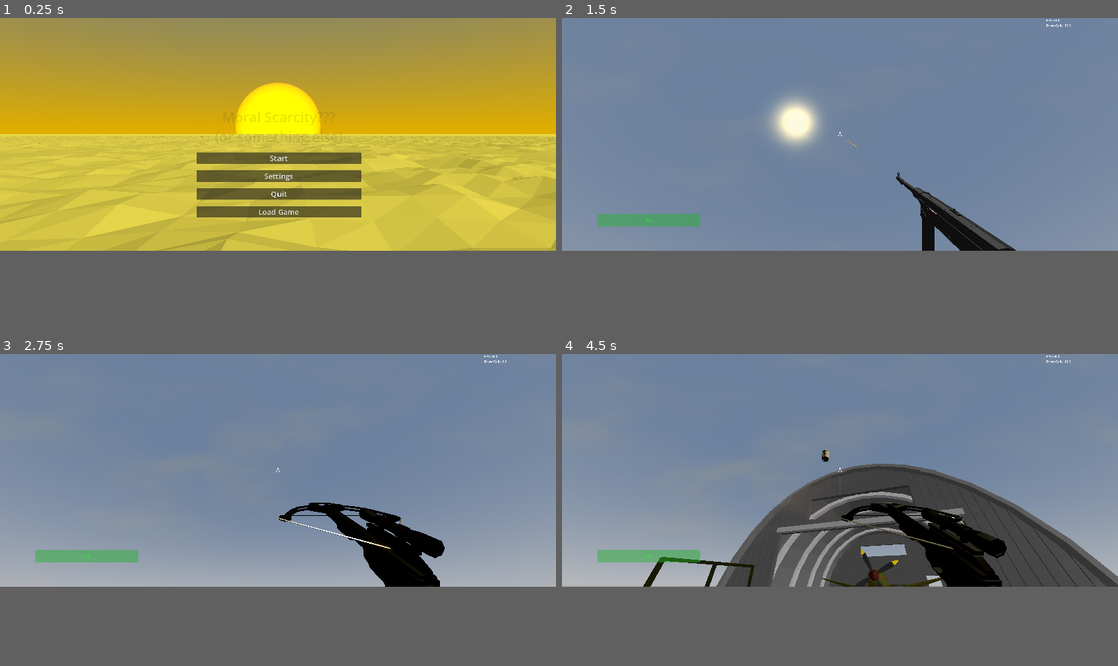
Above: before the commit, frames 1-4 (two rows, left to right).
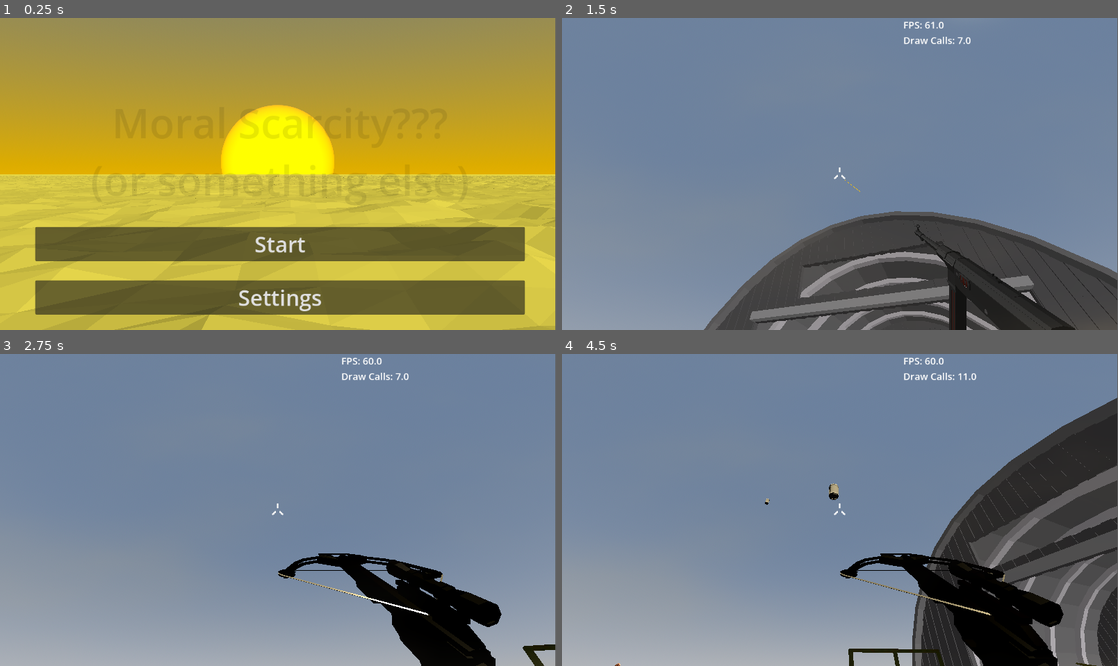
Above: after the commit, the same moments.

Repository: dinazaber/Desolate-Delivery
Game: Godot game, scene res://Scenes/MainMenu.tscn
The game is run twice, just before and just after one commit, with the same random seed, the same clock (stepped at 60 frames per second) and the same inputs.
Inputs (mouse positions are in pixels of both pictures, inside the frame that each line leads up to):
- Up to frame 1 (0.25 s): no input
- Up to frame 2 (1.5 s): click "Start" at 0.5 s; move the mouse to (962, 124) at 1.27 s; tap 1 (1) at 1.35 s; click (962, 124) at 1.42 s
- Up to frame 3 (2.75 s): tap 2 (2) at 1.55, 2.1 s; tap Enter at 2 s; move the mouse to (250, 472) at 2.02 s; tap A (A) at 2.3 s
- Up to frame 4 (4.5 s): move the mouse to (851, 466) at 2.77 s; tap A (A) at 2.85 s; tap D (D) at 3.05, 3.6 s; move the mouse to (834, 472) at 3.52 s; tap R (R) at 3.8, 4.35 s; move the mouse to (878, 472) at 4.27 s
The window is 800x335 before the commit and 799x449 after it. Grey fills any space a smaller window leaves; there, only what the larger window draws over its background counts as a difference.

The runs differ from the first frame. In frame 1, 44% of the frame differs, in the area x 0-100%, y 0-100%; in frame 2, 21%; in frame 3, 33%; in frame 4, 50%.

Commit message:
Resolution fix + config
I think, the problem with black bars that appear on lower resolution solved. When the game starts, it changes the size of the window to the size of the monitor and then changes window mode to fullscreen.

Also, render scale added to config file

Diff:
--- a/Scenes/Settings.tscn
+++ b/Scenes/Settings.tscn
@@ -1,6 +1,7 @@
 [gd_scene format=3 uid="uid://b2hljcs3010c5"]
 
 [ext_resource type="Script" uid="uid://cbwrq78vu403k" path="res://Scripts/Settings.gd" id="1_w1nw0"]
+[ext_resource type="Texture2D" uid="uid://bibmyot0esjfk" path="res://assets/Textures/Nature/Flower3.png" id="2_flfri"]
 
 [node name="Settings" type="Control" unique_id=307003582]
 layout_mode = 3
@@ -10,6 +11,7 @@
 grow_horizontal = 2
 grow_vertical = 2
 script = ExtResource("1_w1nw0")
+selectedTexture = ExtResource("2_flfri")
 
 [node name="MarginContainer" type="MarginContainer" parent="." unique_id=1262977672]
 layout_mode = 1
@@ -28,12 +30,12 @@
 [node name="VBoxContainer" type="VBoxContainer" parent="MarginContainer" unique_id=732182932]
 layout_mode = 2
 
-[node name="Label" type="Label" parent="MarginContainer/VBoxContainer" unique_id=1096892178]
+[node name="Resolution" type="Label" parent="MarginContainer/VBoxContainer" unique_id=1096892178]
 layout_mode = 2
 theme_override_font_sizes/font_size = 50
 text = "Render Scale"
 
-[node name="Resolution" type="OptionButton" parent="MarginContainer/VBoxContainer" unique_id=18711073]
+[node name="ResolutionOption" type="OptionButton" parent="MarginContainer/VBoxContainer" unique_id=18711073]
 layout_mode = 2
 theme_override_font_sizes/font_size = 40
 item_count = 8
@@ -54,4 +56,14 @@
 popup/item_7/text = "0.25"
 popup/item_7/id = 7
 
-[connection signal="item_selected" from="MarginContainer/VBoxContainer/Resolution" to="." method="_on_resolution_item_selected"]
+[node name="MaxFps" type="Label" parent="MarginContainer/VBoxContainer" unique_id=723904688]
+layout_mode = 2
+theme_override_font_sizes/font_size = 50
+text = "Max FPS"
+
+[node name="MaxFpsEdit" type="LineEdit" parent="MarginContainer/VBoxContainer" unique_id=185004757]
+layout_mode = 2
+theme_override_font_sizes/font_size = 40
+
+[connection signal="item_selected" from="MarginContainer/VBoxContainer/ResolutionOption" to="." method="_on_resolution_item_selected"]
+[connection signal="text_submitted" from="MarginContainer/VBoxContainer/MaxFpsEdit" to="." method="_on_max_fps_edit_text_submitted"]
--- a/Scripts/Settings.gd
+++ b/Scripts/Settings.gd
@@ -1,26 +1,42 @@
 extends Control
 signal closed
 
+@export var selectedTexture: Texture2D
+
+func _ready() -> void:
+	$MarginContainer/VBoxContainer/MaxFpsEdit.text = str(SettingsManager.settings.video.max_fps)
+	var renderScale = SettingsManager.settings.video.render_scale
+	for i in range($MarginContainer/VBoxContainer/ResolutionOption.item_count):
+		if $MarginContainer/VBoxContainer/ResolutionOption.get_item_text(i) == str(renderScale):
+			$MarginContainer/VBoxContainer/ResolutionOption.select(i)
+			break
+
+
 func _on_resolution_item_selected(index: int) -> void:
-	var viewport = get_tree().root
-	viewport.scaling_3d_mode = Viewport.SCALING_3D_MODE_BILINEAR
+	var renderScale
 	match index:
 		0:
-			viewport.scaling_3d_scale = 2
+			renderScale = 2.0
 		1:
-			viewport.scaling_3d_scale = 1.75
+			renderScale = 1.75
 		2:
-			viewport.scaling_3d_scale = 1.5
+			renderScale = 1.5
 		3:
-			viewport.scaling_3d_scale = 1.25
+			renderScale = 1.25
 		4:
-			viewport.scaling_3d_scale = 1
+			renderScale = 1.0
 		5:
-			viewport.scaling_3d_scale = 0.75
+			renderScale = 0.75
 		6:
-			viewport.scaling_3d_scale = 0.5
+			renderScale = 0.5
 		7:
-			viewport.scaling_3d_scale = 0.25
+			renderScale = 0.25
+
+	if renderScale != null:
+		SettingsManager.settings.video.render_scale = renderScale
+
+	SettingsManager.save_settings()
+	SettingsManager.apply_settings()
 
 
 func _unhandled_input(event: InputEvent) -> void:
@@ -28,3 +44,13 @@
 		accept_event()
 		hide()
 		closed.emit()
+
+
+
+func _on_max_fps_edit_text_submitted(new_text: String) -> void:
+	if new_text.is_valid_int():
+		var value = new_text.to_int()
+		SettingsManager.settings.video.max_fps = value
+		SettingsManager.save_settings()
+		SettingsManager.apply_settings()
+	else: $MarginContainer/VBoxContainer/MaxFpsEdit.text = str(Engine.max_fps)
--- /dev/null
+++ b/Scripts/SettingsManager.gd
@@ -0,0 +1,57 @@
+extends Node
+
+const SAVE_PATH = "user://settings.cfg"
+var config = ConfigFile.new()
+
+var settings = {
+	"video": {
+		"max_fps": 60,
+		"vsync": false,
+		"render_scale": 1.0
+	},
+	"audio": {
+		"master_volume": 1.0
+	}
+}
+
+func _ready():
+	# Set screen resolution as window resolution(should fix black bars)
+	var screenSize = DisplayServer.screen_get_size()
+	print(screenSize)
+	DisplayServer.window_set_size(screenSize)
+	DisplayServer.window_set_mode(DisplayServer.WINDOW_MODE_FULLSCREEN)
+	print(DisplayServer.screen_get_size())
+
+	load_settings()
+
+
+func save_settings():
+	for section in settings.keys():
+		for key in settings[section].keys():
+			config.set_value(section, key, settings[section][key])
+	config.save(SAVE_PATH)
+
+func load_settings():
+	var error = config.load(SAVE_PATH)
+
+	if error != OK:
+		print("Error! Missing config file!")
+		save_settings()
+		return
+
+	for section in settings.keys():
+		for key in settings[section].keys():
+			settings[section][key] = config.get_value(section, key, settings[section])
+
+	apply_settings()
+
+func apply_settings():
+	Engine.max_fps = settings.video.max_fps
+
+	var vsync = DisplayServer.VSYNC_ENABLED if settings.video.vsync else DisplayServer.VSYNC_DISABLED
+	DisplayServer.window_set_vsync_mode(vsync)
+
+	var viewport = get_tree().root
+	viewport.scaling_3d_mode = Viewport.SCALING_3D_MODE_BILINEAR
+	var renderScale: float = settings.video.render_scale
+	viewport.scaling_3d_scale = renderScale
--- a/project.godot
+++ b/project.godot
@@ -23,13 +23,10 @@
 [autoload]
 
 SaveManager="*uid://dbihyb2ex78ls"
+SettingsManager="*uid://dgst3buv1sy3g"
 
 [display]
 
-window/size/viewport_width=3440
-window/size/viewport_height=1440
-window/size/mode=3
-window/stretch/mode="viewport"
 window/vsync/vsync_mode=0
 
 [dotnet]
Not shown, added: Scripts/SettingsManager.gd.uid
